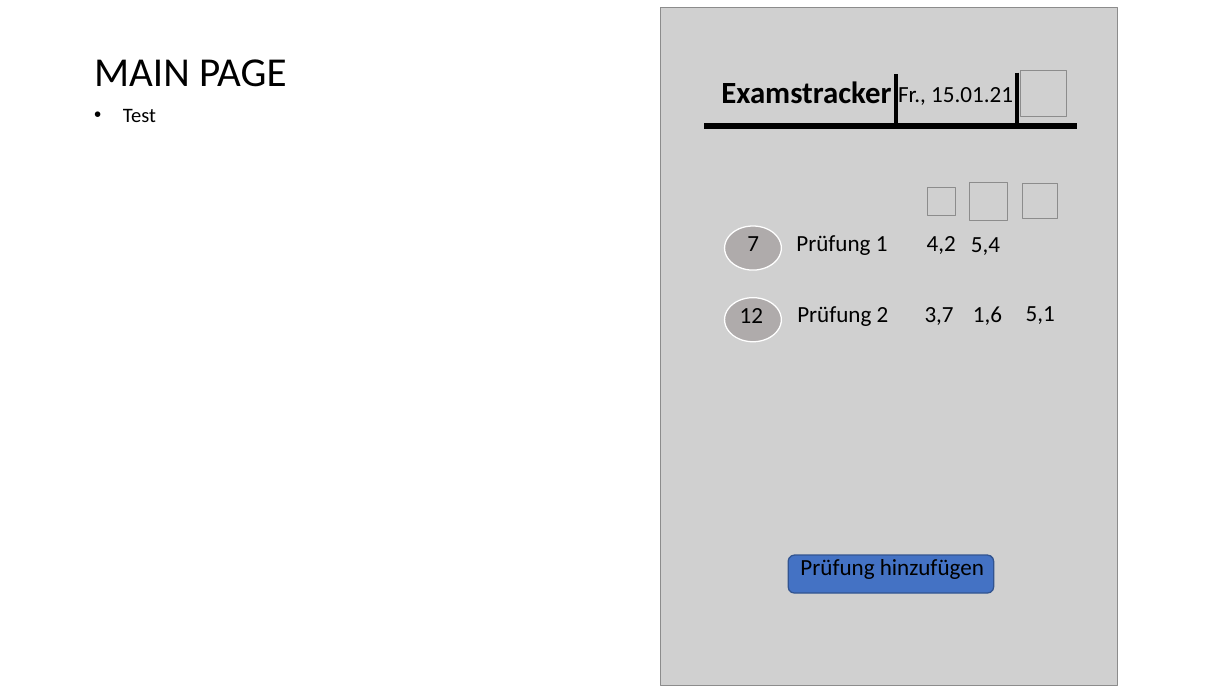
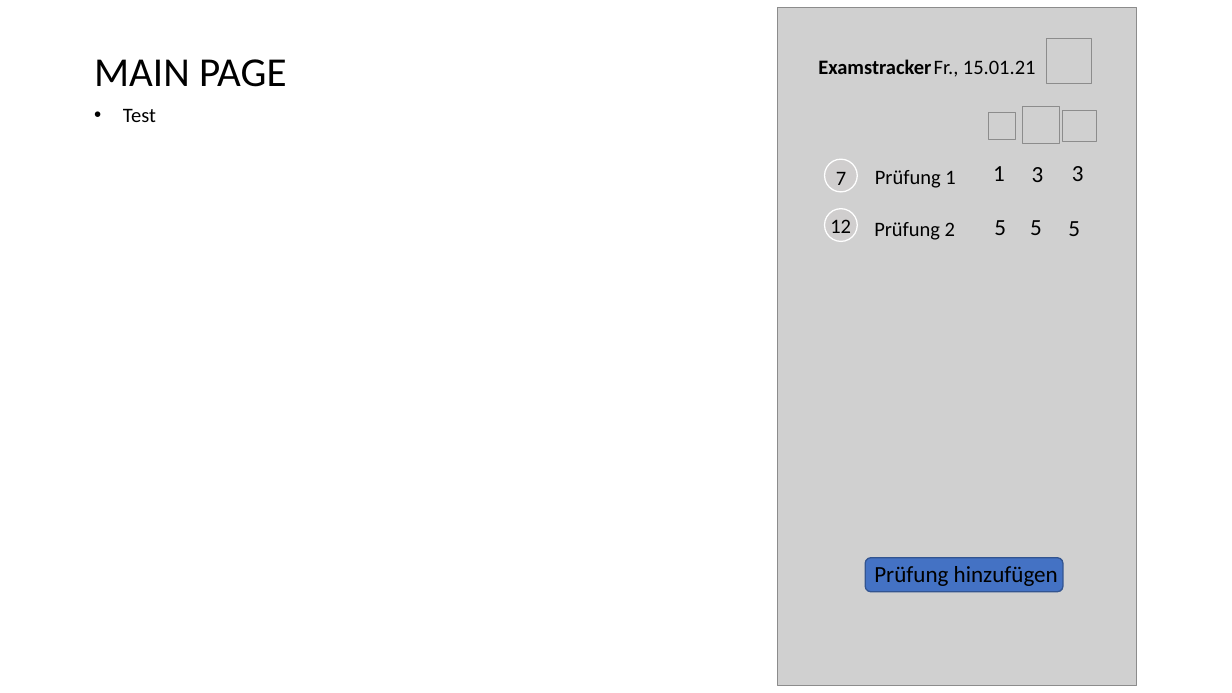
Before and after one commit to felixmeyjr/ExamTrackerAndMore, a slide deck: slide 3 of Design plan.pptx. Drawn at 1232x693 pixels with LibreOffice and Linux fonts; fonts in the diff are those of the drawing; grey boxes stand for pictures. Boxes give left, top, right and bottom in pixels: in the first picture for what was removed or moved away, otherwise in the second. Text is boxed around its words. In the diff, an @@ line names an element or a change of style, - is before the commit and + after.

```diff
--- a/Design plan.pptx
+++ b/Design plan.pptx
@@ picture: place and size @@
-picture at box(661, 7, 1118, 687)
+picture at box(778, 7, 1137, 687)
@@ text "Examstracker": place and size @@
-text "Examstracker" at box(721, 81, 891, 104)
+text "Examstracker" at box(818, 59, 931, 74)
@@ text "Examstracker" at box(818, 59, 931, 74): size 24 to 16 pt @@
@@ text "Fr., 15.01.21": place and size @@
-text "Fr., 15.01.21" at box(898, 87, 1013, 105)
+text "Fr., 15.01.21" at box(934, 60, 1036, 77)
@@ picture: place and size @@
-picture at box(1020, 71, 1067, 117)
+picture at box(1047, 39, 1092, 83)
@@ line removed from (896, 74) to (896, 128) @@
@@ line removed from (1017, 73) to (1017, 127) @@
@@ picture: place and size @@
-picture at box(928, 188, 957, 216)
+picture at box(989, 113, 1017, 140)
@@ picture: place and size @@
-picture at box(970, 182, 1007, 220)
+picture at box(1023, 107, 1060, 144)
@@ picture: place and size @@
-picture at box(1022, 184, 1057, 219)
+picture at box(1063, 111, 1096, 142)
@@ line removed from (704, 126) to (1078, 126) @@
@@ text "7": place and size @@
-text "7" at box(747, 236, 759, 251)
+text "7" at box(836, 172, 846, 185)
@@ text "Prüfung 1": place and size @@
-text "Prüfung 1" at box(796, 235, 888, 255)
+text "Prüfung 1" at box(875, 170, 955, 188)
@@ text at box(993, 166, 1005, 181): text changed @@
-1,6
+1
@@ text at box(1072, 166, 1084, 181): text changed @@
-3,7
+3
@@ size 18 to 16 pt in 5 elements at box(934, 60, 1036, 77), box(875, 170, 955, 188), box(874, 222, 955, 240), box(836, 172, 846, 185), box(830, 219, 851, 239) @@
@@ text "12": place and size @@
-text "12" at box(740, 308, 763, 323)
+text "12" at box(830, 219, 851, 239)
@@ ellipse removed at box(725, 226, 781, 271) @@
@@ text "Prüfung 2": place and size @@
-text "Prüfung 2" at box(797, 306, 889, 326)
+text "Prüfung 2" at box(874, 222, 955, 240)
@@ text removed at box(927, 236, 956, 254) @@
-4,2
@@ text at box(994, 220, 1006, 235): text changed @@
-5,4
+5
@@ text at box(1030, 220, 1042, 235): text changed @@
-5,1
+5
@@ group added at box(824, 159, 1080, 241): 2 ellipses, 2 texts @@
+3
+5
@@ ellipse removed at box(725, 298, 781, 342) @@
@@ text "Prüfung hinzufügen": place and size @@
-text "Prüfung hinzufügen" at box(800, 559, 984, 579)
+text "Prüfung hinzufügen" at box(874, 566, 1058, 586)
@@ rounded rectangle: place and size @@
-rounded rectangle at box(788, 555, 994, 593)
+rounded rectangle at box(865, 558, 1063, 592)
```
Also in this commit, not shown: 1 slide added, 1 slide removed.
